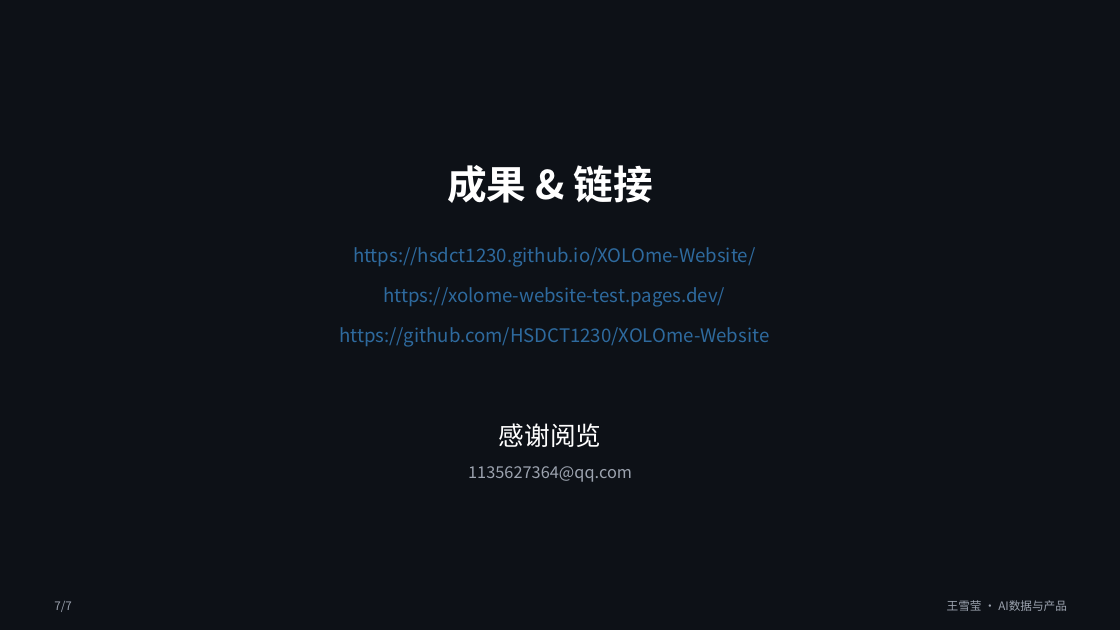
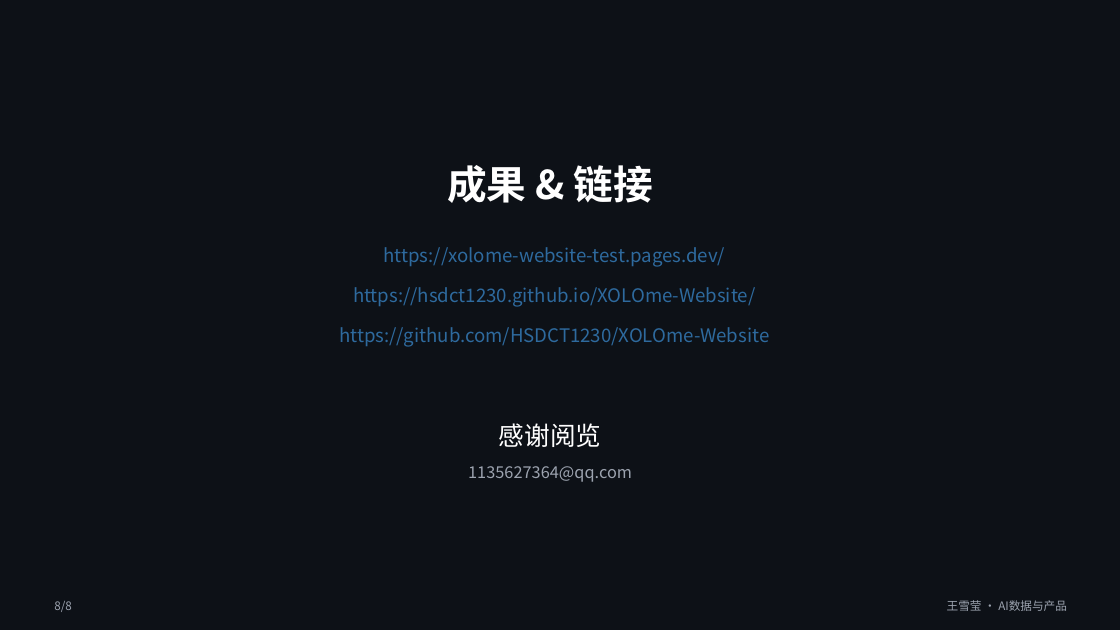
Before and after one commit to HSDCT1230/hsdct, a slide deck: slide 8 of portfolio/xolome-portfolio.pptx (slide 7 before the commit). Drawn at 1120x630 pixels with LibreOffice and Linux fonts; fonts in the diff are those of the drawing. Boxes give left, top, right and bottom in pixels: in the first picture for what was removed or moved away, otherwise in the second. Text is boxed around its words. In the diff, an @@ line names an element or a change of style, - is before the commit and + after.

```diff
--- a/portfolio/xolome-portfolio.pptx
+++ b/portfolio/xolome-portfolio.pptx
@@ text at [383, 247, 724, 267]: text changed @@
-https://hsdct1230.github.io/XOLOme-Website/
+https://xolome-website-test.pages.dev/
@@ text at [353, 287, 755, 307]: text changed @@
-https://xolome-website-test.pages.dev/
+https://hsdct1230.github.io/XOLOme-Website/
@@ text at [54, 601, 71, 612]: text changed @@
-7/7
+8/8
```
Also in this commit, not shown: 4 other slides changed, 3 slides added, 2 slides removed, 1 other file.
